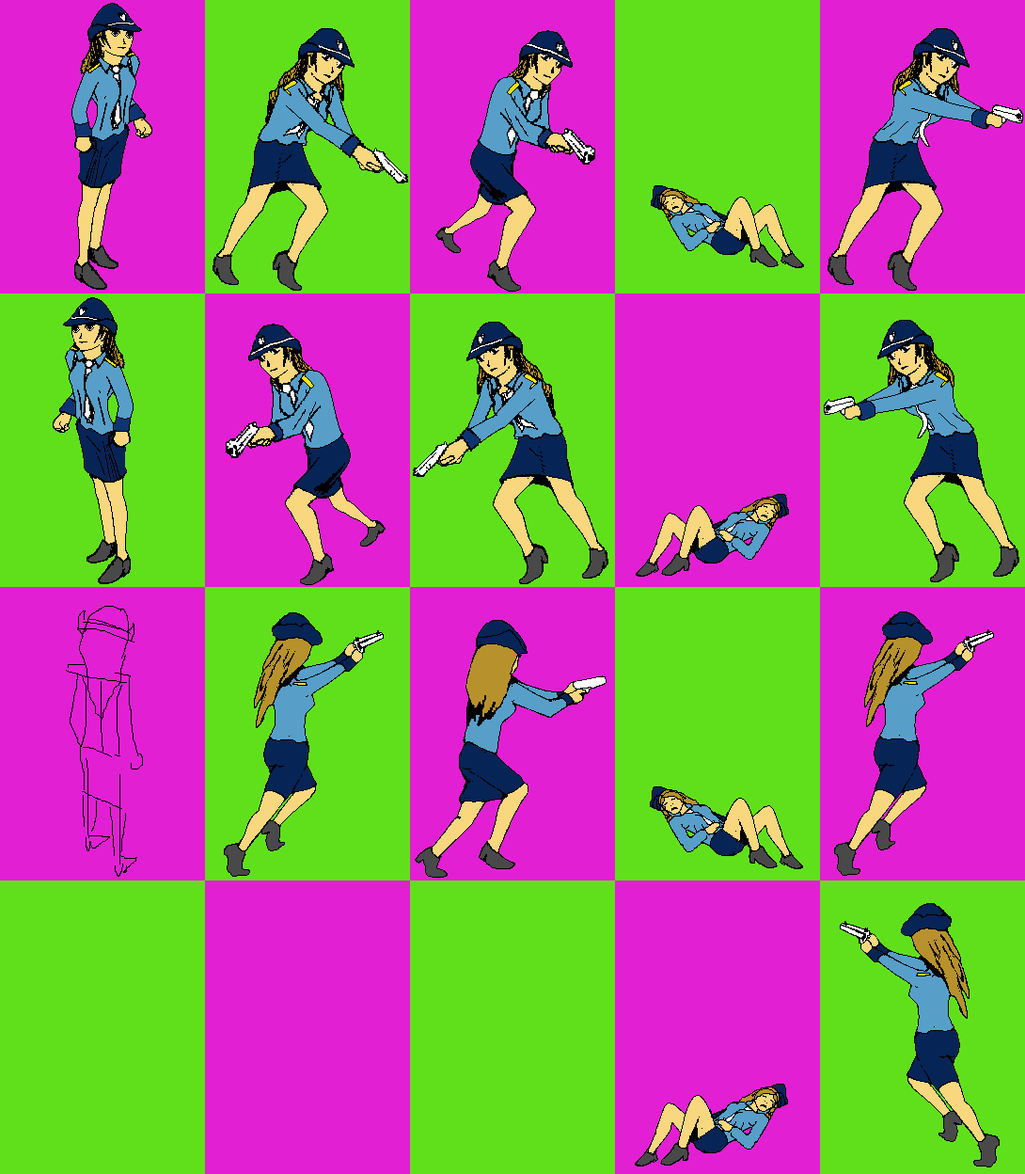
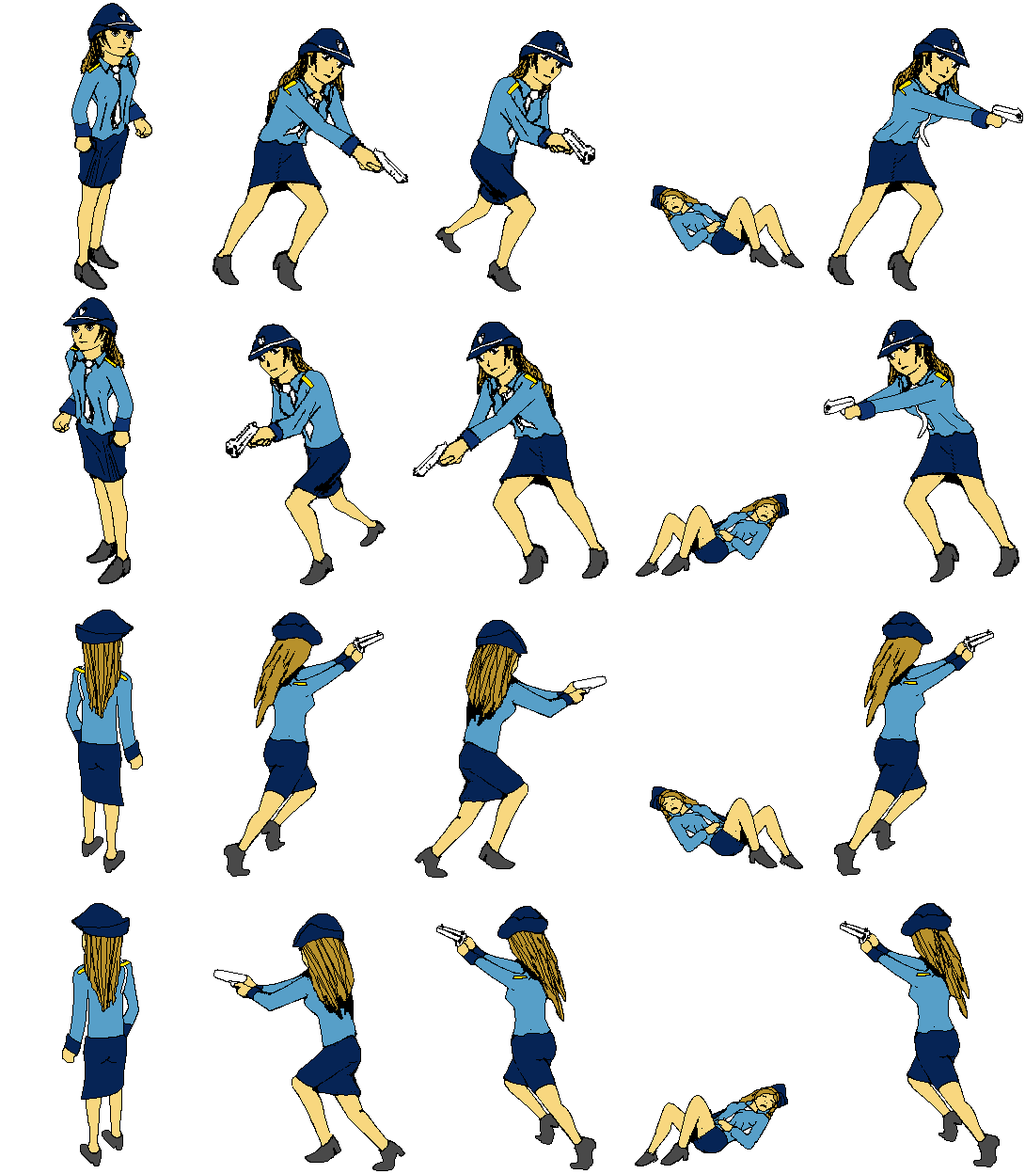
Two versions of the same layered image (1025px x 1174px). Layer-by-layer changes:
painted on "police" over [62, 605, 966, 1171]
hid "Layer" over [0, 0, 1025, 1174]
